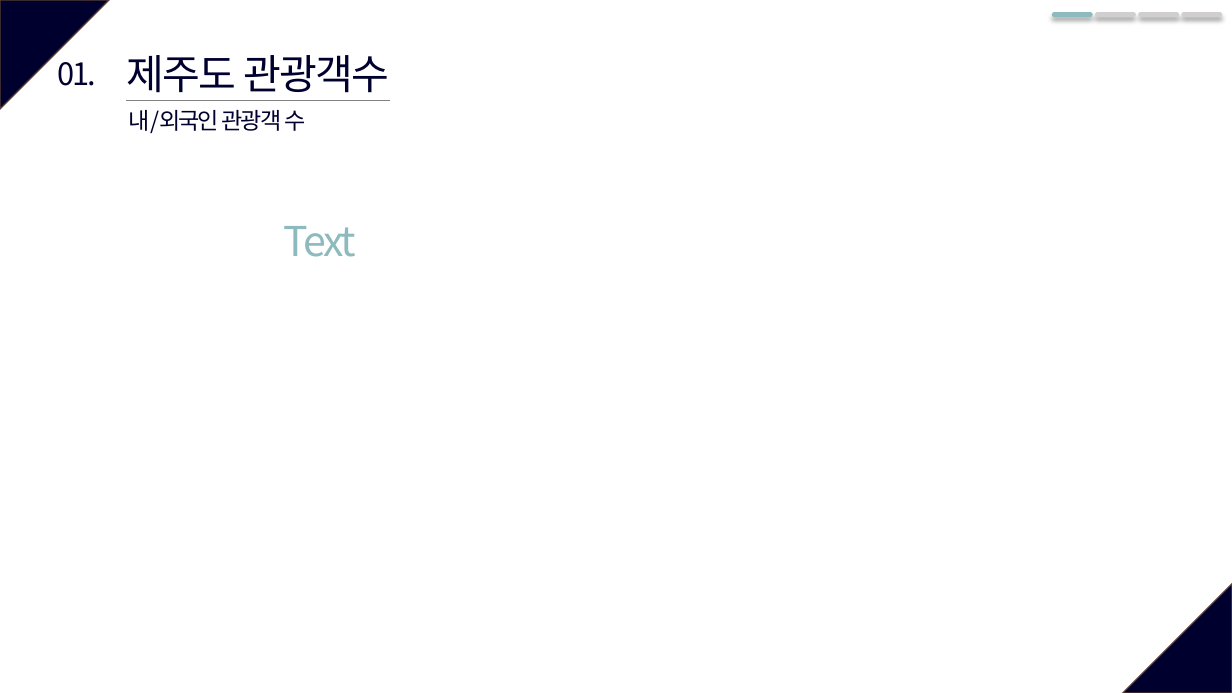
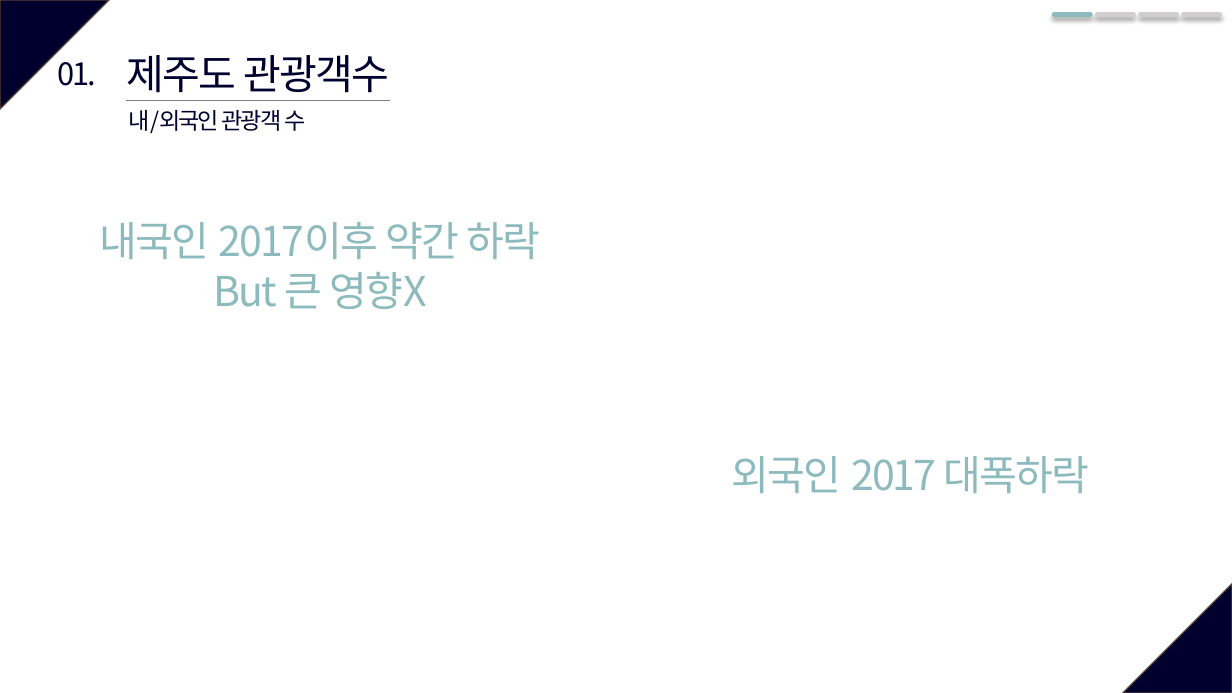
Before and after one commit to so-jeong0127/6-project, a slide deck: slide 4 of 6조_외부환경영향.pptx. Drawn at 1232x693 pixels with LibreOffice and Linux fonts; fonts in the diff are those of the drawing. Boxes give left, top, right and bottom in pixels: in the first picture for what was removed or moved away, otherwise in the second. Text is boxed around its words. In the diff, an @@ line names an element or a change of style, - is before the commit and + after.

```diff
--- a/6조_외부환경영향.pptx
+++ b/6조_외부환경영향.pptx
@@ text at bbox=[99, 222, 541, 309]: text changed @@
-Text
+내국인 2017이후 약간 하락
+But 큰 영향X
@@ text added at bbox=[732, 456, 1089, 493], 32 pt, text #8DBABD @@
+외국인 2017 대폭하락
```
Also in this commit, not shown: 7 other slides changed.
